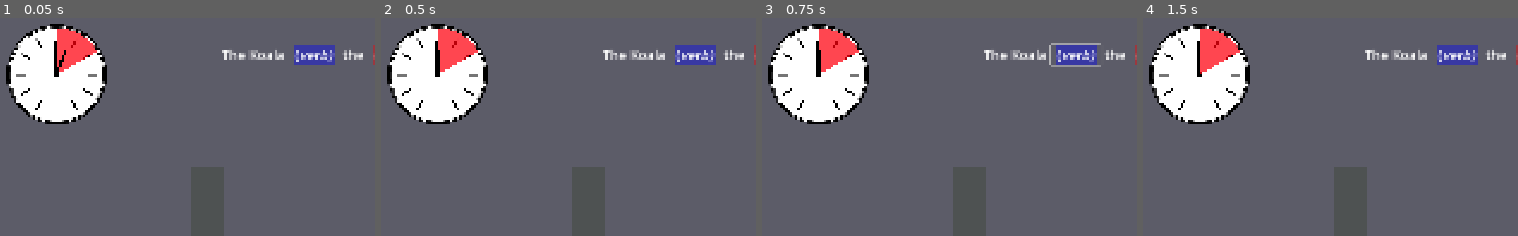
Above: before the commit, frames 1-4 (left to right).
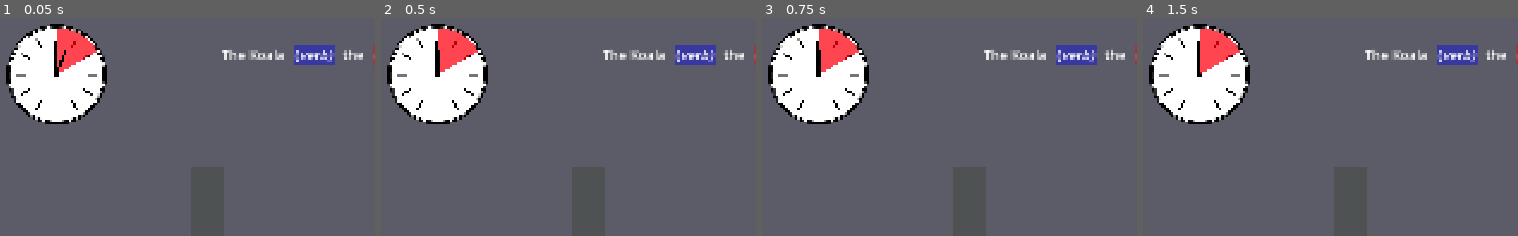
Above: after the commit, the same moments.

Repository: my-koala/PhilBuster
Game: Godot game, scene res://assets/main.tscn
Two runs of this game, one before a commit and one after it. Both use one fixed random seed, a clock stepped at 60 frames per second and the inputs below.
Inputs (mouse positions are % of the whole screen's width and height, from its top left):
- Up to frame 1 (0.05 s): no input
- Up to frame 2 (0.5 s): no input
- Up to frame 3 (0.75 s): click (42, 8) at 0.52 s
- Up to frame 4 (1.5 s): click "wall" at 1.25 s
The pictures show only the part of the screen within x 0-50%, y 0-50%; the shares and areas given below are measured in that part.

Frames 1-2 are identical in both runs. In frame 3, 0.3% of the frame differs, in the area x 76-91%, y 11-23%; in frame 4, nothing differs.

Commit message:
Fixed leak on app exit

Diff:
--- a/assets/card/card_instance.tscn
+++ b/assets/card/card_instance.tscn
@@ -11,6 +11,7 @@
 offset_right = 80.0
 offset_bottom = 112.0
 pivot_offset = Vector2(80, 24)
+focus_mode = 0
 action_mode = 0
 keep_pressed_outside = true
 script = ExtResource("1_40wyd")
--- a/assets/sentence_container/sentence_container_field.tscn
+++ b/assets/sentence_container/sentence_container_field.tscn
@@ -85,6 +85,7 @@
 [node name="button" type="Button" parent="."]
 unique_name_in_owner = true
 layout_mode = 2
+focus_mode = 0
 mouse_default_cursor_shape = 2
 action_mode = 0
 flat = true
--- a/scripts/session/session.gd
+++ b/scripts/session/session.gd
@@ -61,6 +61,7 @@
 		card_instance.drag_stopped.connect(_on_card_instance_drag_stopped.bind(card_instance))
 		card_instance.card_info = card_info
 		_deck_card_instances.append(card_instance)
+
 	_deck_card_instances.shuffle()
 
 	_bust_meter.bust_max = bust_max
@@ -76,11 +77,13 @@
 		return
 	_session_active = false
 
-	while !_deck_card_instances.is_empty():
-		_deck_card_instances[0].free()
+	for card_instance: CardInstance in _deck_card_instances:
+		card_instance.queue_free()
+	_deck_card_instances.clear()
 
-	while !_hand_card_instances.is_empty():
-		_hand_card_instances[0].free()
+	for card_instance: CardInstance in _hand_card_instances:
+		card_instance.queue_free()
+	_hand_card_instances.clear()
 
 	_game_stats = null
 
@@ -165,3 +168,6 @@
 		# Return to hand.
 		_hand_container.add_child(card_instance)
 		card_instance.reset_physics_interpolation()
+
+func _exit_tree() -> void:
+	stop_session()
